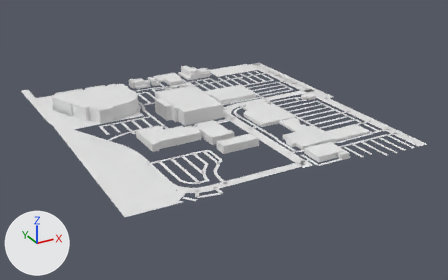
One commit to the glTF model app/public/world/tiles/-11_-14.glb: the scene before it, then after it.
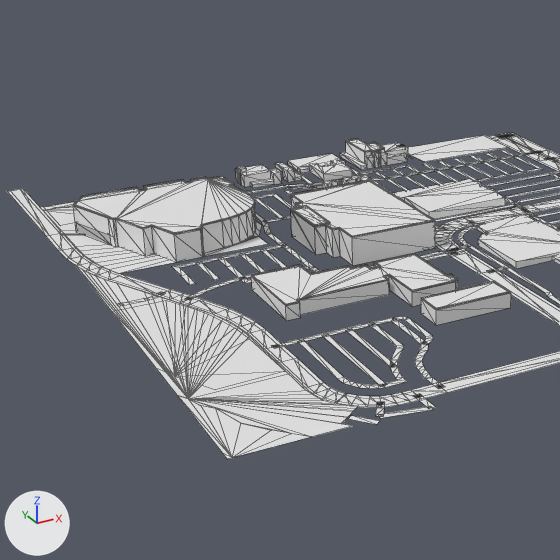
Each version appears first whole from a 50 mm camera at (-5717.0, 5846.0, 403.0) aimed at (-5230.0, 6733.0, -40.0), and next in a close-up on the part from 4% to 63% of the width and 0% to 95% of the height. Every picture has the same lights, and +X, +Y and +Z are marked at lower left. The first two pictures are the older version. The close-ups show mesh edges as thin lines. Where no turn or scale is listed for an object, it has been applied to the vertices. Vertices at exactly the same position are counted once.

In view in the first close-up: 'buildings', 'ground', 'water'.
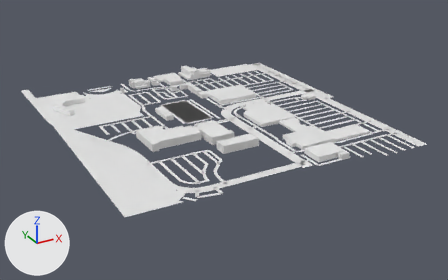
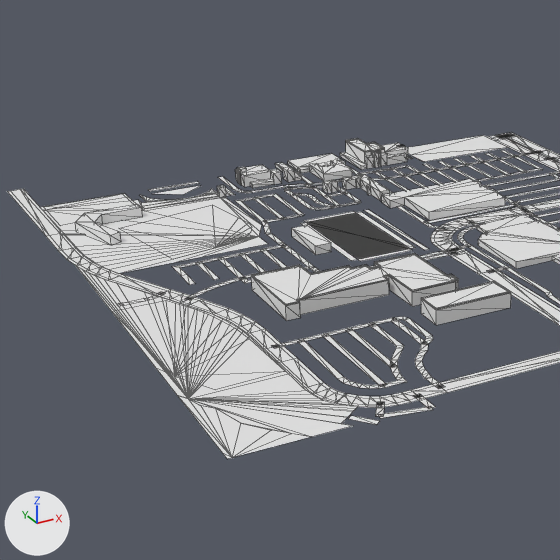
Where the newer file only moved an object's origin or applied its transform, the numbers keep the older frame.

Changed parts and their boxes [x1, y1, x2, y2] in the close-ups (560 x 560 px):
'buildings', reshaped
    before: [73, 138, 560, 325]
    after: [75, 138, 560, 325]
part 1 of me_buildings, cut back
    before: [73, 177, 435, 265]
    after: [292, 225, 331, 246]

Patch to the scene script:
```diff
--- a/app/public/world/tiles/-11_-14.glb.py
+++ b/app/public/world/tiles/-11_-14.glb.py
@@ me_buildings @@
 # used by ob_buildings; location = (-5252.6, 6754.5, 13.1)
-me_buildings.from_pydata(...)  # 849 vertices, 1421 faces; spans x -227.0..227.0, y -254.0..254.0, z -13.0..13.0
+me_buildings.from_pydata(...)  # 579 vertices, 924 faces; spans x -227.0..227.0, y -254.0..254.0, z -13.0..3.0
+# me_buildings part 1
+# 270 vertices are removed from x -227.0..26.0, y -16.0..186.0, z -13.0..13.0
+# 497 faces are deleted
+# 4 vertices in x -69.0..-54.0, y 19.0..67.0, z 12.0 move by (0.0, 0.0, -17.0)
```
